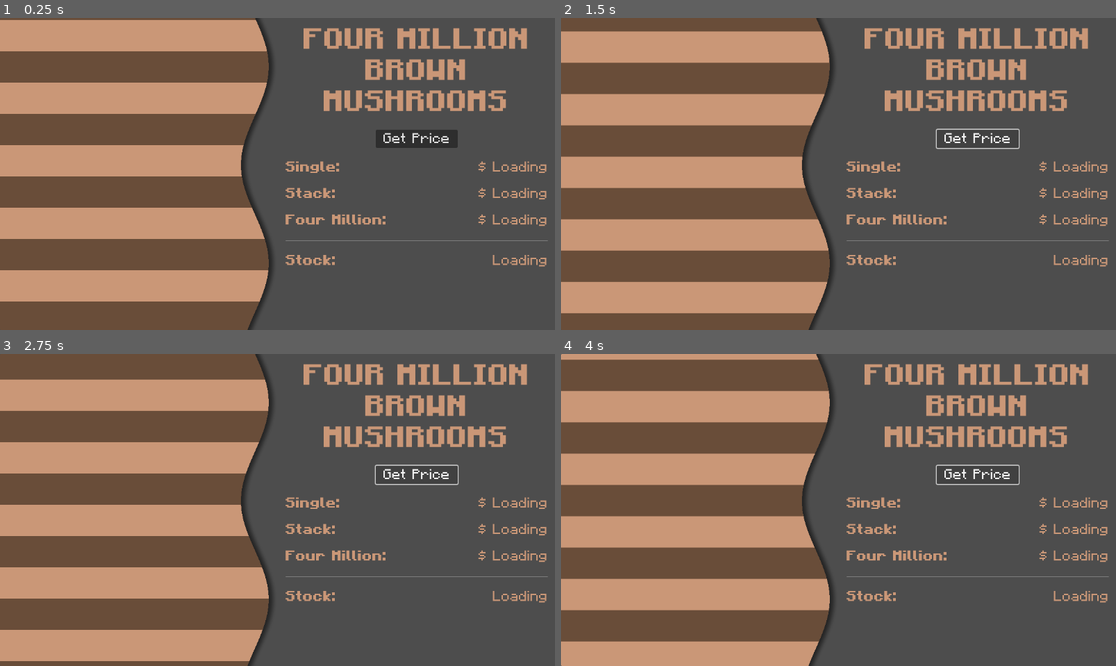
Above: before the commit, frames 1-4 (two rows, left to right).
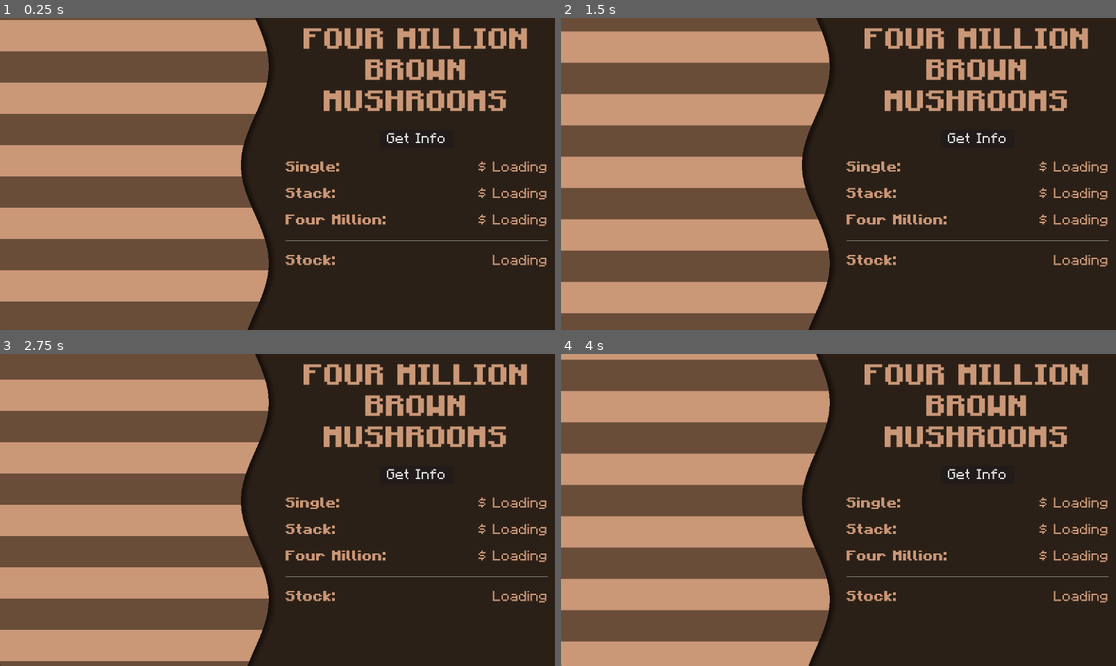
Above: after the commit, the same moments.

Repository: Shuflduf/4-Million-Mushrooms
Game: Godot game, scene res://main.tscn
Same seed, same stepped clock (60 frames per second), same inputs: the game is played once before the commit and once after it.
Inputs:
- Up to frame 1 (0.25 s): no input
- Up to frame 2 (1.5 s): click "Get Price" (after the commit: "Get Info") at 0.5 s; click "Get Price" (after the commit: "Get Info") at 1.25 s
- Up to frame 3 (2.75 s): click "Get Price" (after the commit: "Get Info") at 2 s
- Up to frame 4 (4 s): no input

The runs differ from the first frame. In frame 1, 48% of the frame differs, in the area x 0-100%, y 0-100%; in frame 2, 49%; in frame 3, 49%; in frame 4, 49%.
Error in both runs: Invalid access to property or key 'products' on a base object of type 'Nil'. (res://main.gd:25)

Commit message:
ui upgrade

Diff:
--- a/main.gd
+++ b/main.gd
@@ -36,8 +36,10 @@
 	if is_int:
 		t = str(number)
 	for i in ceil(t.length() / 3.0):
+
 		if i == 0:
 			continue
+
 		var index_offset = i * 3 - (1 if is_int else 0)
 		t = t.insert(t.length() - i - index_offset, ",")
 	return t.insert(t.length() - 1, ".") if !is_int else t
--- a/main.tscn
+++ b/main.tscn
@@ -33,6 +33,9 @@
 font = ExtResource("3_wi3ah")
 font_size = 30
 font_color = Color(0.792157, 0.592157, 0.466667, 1)
+
+[sub_resource type="StyleBoxFlat" id="StyleBoxFlat_h0tif"]
+bg_color = Color(0.17, 0.124383, 0.0918, 1)
 
 [node name="Control" type="Control"]
 layout_mode = 3
@@ -74,7 +77,7 @@
 text = "FOUR MILLION BROWN MUSHROOMS"
 label_settings = SubResource("LabelSettings_kiyks")
 horizontal_alignment = 1
-autowrap_mode = 3
+autowrap_mode = 2
 uppercase = true
 
 [node name="Button" type="Button" parent="HBoxContainer/MarginContainer/VBoxContainer"]
@@ -82,7 +85,7 @@
 size_flags_horizontal = 4
 theme_override_fonts/font = ExtResource("3_wi3ah")
 theme_override_font_sizes/font_size = 30
-text = " Get Price "
+text = " Get Info "
 
 [node name="ScrollContainer" type="ScrollContainer" parent="HBoxContainer/MarginContainer/VBoxContainer"]
 layout_mode = 2
@@ -173,5 +176,15 @@
 
 [node name="HTTPRequest" type="HTTPRequest" parent="."]
 
+[node name="Panel" type="Panel" parent="."]
+z_index = -100
+layout_mode = 1
+anchors_preset = 15
+anchor_right = 1.0
+anchor_bottom = 1.0
+grow_horizontal = 2
+grow_vertical = 2
+theme_override_styles/panel = SubResource("StyleBoxFlat_h0tif")
+
 [connection signal="pressed" from="HBoxContainer/MarginContainer/VBoxContainer/Button" to="." method="_on_button_pressed"]
 [connection signal="request_completed" from="HTTPRequest" to="." method="_on_http_request_request_completed"]
Not shown: 1 places in main.tscn that only renumber resources
Not shown, changed: .gitignore
